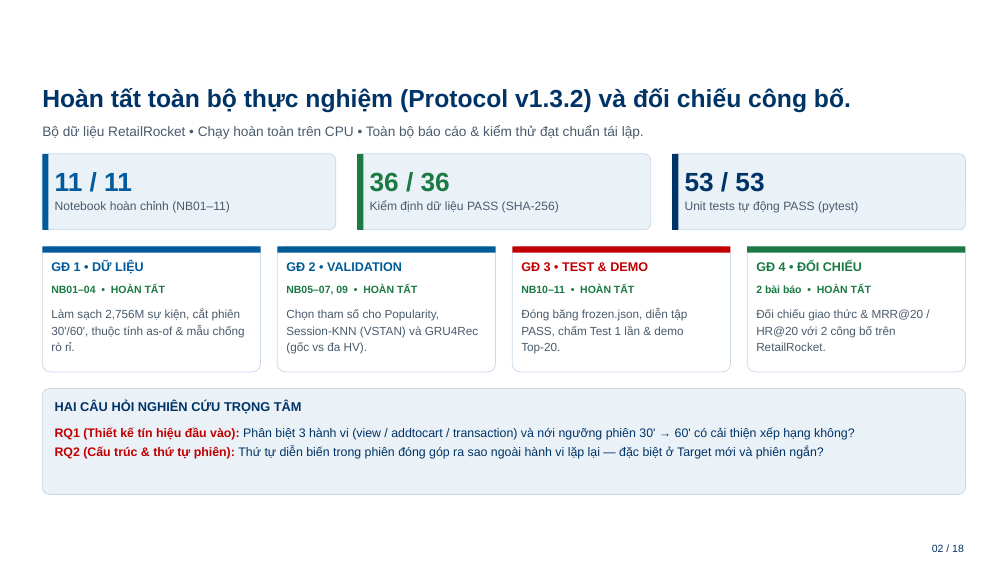
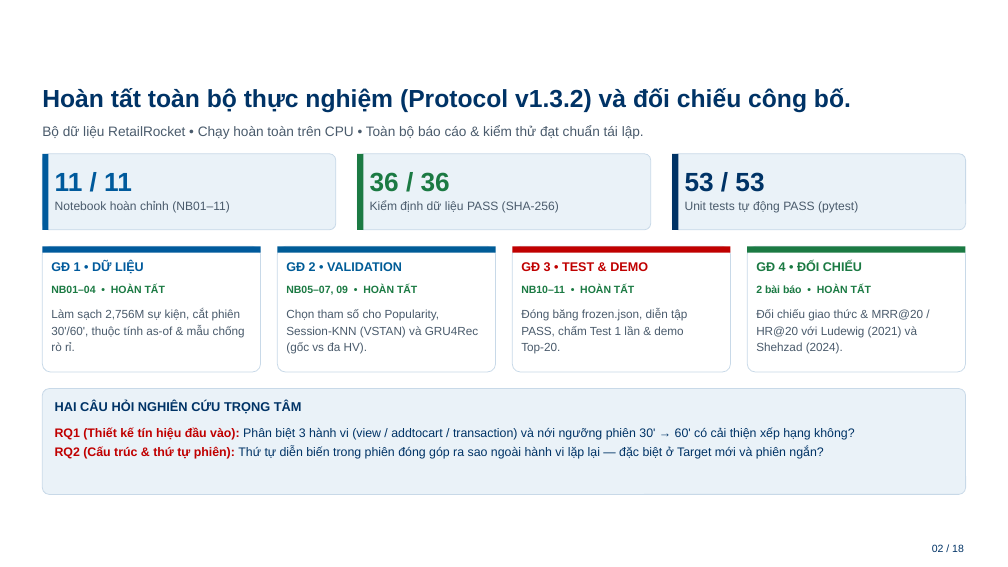
Before and after one commit to Mymark1010/MultiBehavior_Product_Recommendation_System, a slide deck: slide 2 of docs/BAO_CAO_TIEN_DO_PROJECT3_HUST_27_11_v3.pptx. Drawn at 1008x567 pixels with LibreOffice and Linux fonts; fonts in the diff are those of the drawing; background and template pictures are left out. Boxes give left, top, right and bottom in pixels: in the first picture for what was removed or moved away, otherwise in the second. Text is boxed around its words. In the diff, an @@ line names an element or a change of style, - is before the commit and + after.

```diff
--- a/docs/BAO_CAO_TIEN_DO_PROJECT3_HUST_27_11_v3.pptx
+++ b/docs/BAO_CAO_TIEN_DO_PROJECT3_HUST_27_11_v3.pptx
@@ text at <box>756,309,924,354</box>: text changed @@
-Đối chiếu giao thức & MRR@20 / HR@20 với 2 công bố trên RetailRocket.
+Đối chiếu giao thức & MRR@20 / HR@20 với Ludewig (2021) và Shehzad (2024).
```
Also in this commit, not shown: 6 other slides changed, 3 other files.
